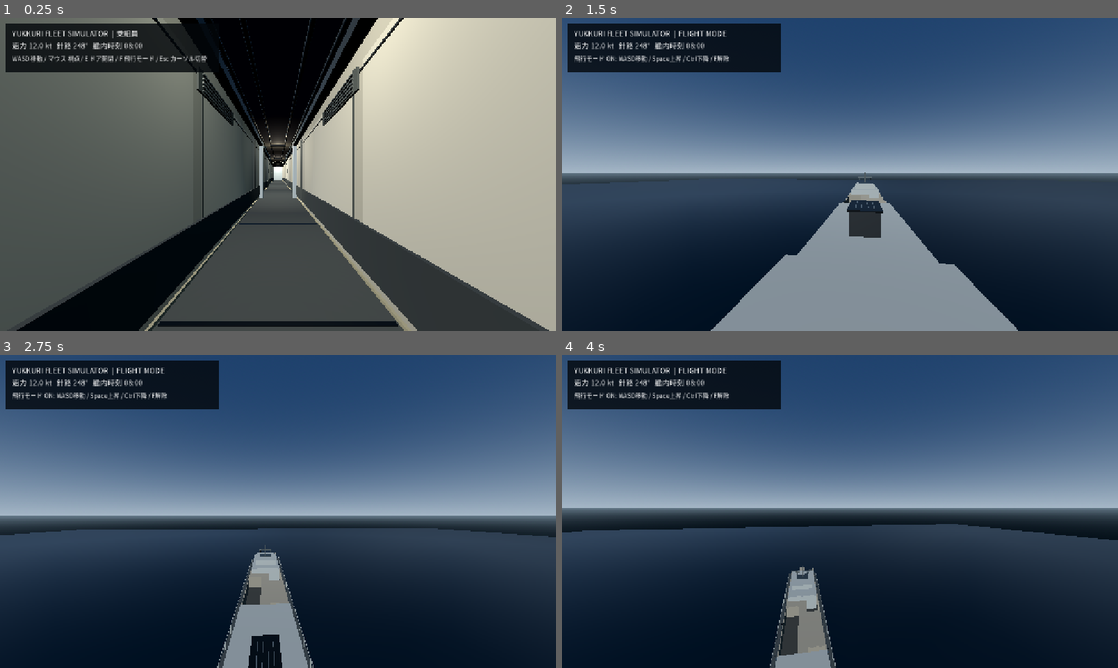
Above: before the commit, frames 1-4 (two rows, left to right).
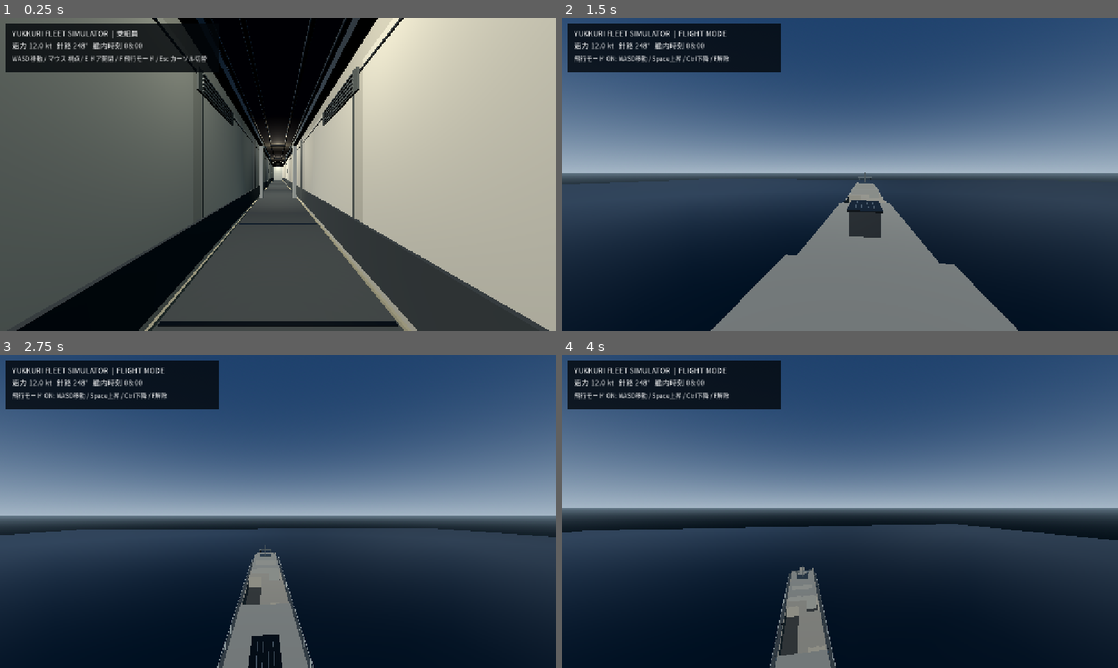
Above: after the commit, the same moments.

Repository: YukkuriP/Yukkuri-FPS-3
Game: Godot game, scene res://scenes/main.tscn
The game is run twice, just before and just after one commit, with the same random seed, the same clock (stepped at 60 frames per second) and the same inputs.
Inputs (mouse positions are in pixels of both pictures, inside the frame that each line leads up to):
- Up to frame 1 (0.25 s): no input
- Up to frame 2 (1.5 s): tap Enter at 0.5 s; move the mouse to (867, 174) at 0.52 s; hold F (fleet_fly_toggle) 0.53-1.28 s; hold Space (fleet_fly_up) from 0.53 s (still down); click (867, 174) at 0.67 s; move the mouse to (812, 174) at 1.27 s; tap E (fleet_interact) at 1.35 s
- Up to frame 3 (2.75 s): keep holding Space (fleet_fly_up); move the mouse to (289, 505) at 2.02 s; tap 1 at 2.1 s
- Up to frame 4 (4 s): keep holding Space (fleet_fly_up); move the mouse to (834, 517) at 2.77 s; tap 2 at 2.85 s; click (834, 517) at 2.92 s; move the mouse to (878, 514) at 3.52 s; tap 3 at 3.6 s

The runs differ from the first frame. In frame 1, 0.3% of the frame differs, in the area x 46-54%, y 39-58%; in frame 2, 12%, in the area x 26-82%, y 52-100%; in frame 3, 2.2%; in frame 4, 0.9%.

Commit message:
Replace opaque bridge glazing with subdued translucent ship glass

Diff:
--- a/scripts/main.gd
+++ b/scripts/main.gd
@@ -89,7 +89,7 @@
 
 func _exterior() -> void:
 	var hull:=_material(Color(0.17,0.22,0.25),0.72,0.38)
-	var white:=_material(Color(0.68,0.72,0.72),0.25,0.6)
+	var white:=_material(Color(0.56,0.57,0.54),0.18,0.78)
 	var deck:=_material(Color(0.29,0.33,0.34),0.45,0.65)
 	_cube(ship_root,"Hull",Vector3(0,-0.9,2),Vector3(18,3.5,78),Color.WHITE).material_override=hull
 	_cube(ship_root,"Bow",Vector3(0,-0.7,-39),Vector3(13,2.7,7),Color.WHITE).material_override=hull
@@ -104,7 +104,13 @@
 	_cube(ship_root,"Forward deckhouse forward upper lintel",Vector3(0,6.6,-29.5),Vector3(12,0.5,0.2),Color.WHITE,true).material_override=white
 	for side in [-1.0, 1.0]:
 		_cube(ship_root,"Bridge window pillar",Vector3(side*5.7,4.8,-29.5),Vector3(0.6,3.2,0.2),Color.WHITE,true).material_override=white
-	_cube(ship_root,"Bridge glazing",Vector3(0,4.8,-29.55),Vector3(10.8,3.2,0.12),Color(0.025,0.14,0.2))
+	var bridge_glass := _cube(ship_root,"Bridge glazing",Vector3(0,4.8,-29.55),Vector3(10.8,3.2,0.12),Color.WHITE)
+	var glazing_mat := StandardMaterial3D.new()
+	glazing_mat.albedo_color = Color(0.16,0.19,0.18,0.24)
+	glazing_mat.transparency = BaseMaterial3D.TRANSPARENCY_ALPHA
+	glazing_mat.metallic = 0.32
+	glazing_mat.roughness = 0.18
+	bridge_glass.material_override = glazing_mat
 	_cube(ship_root,"Forward deckhouse roof",Vector3(0,6.95,-21),Vector3(12,0.2,17),Color.WHITE,true).material_override=white
 	_cube(ship_root,"Upper bridge",Vector3(0,7.8,-21),Vector3(9,2,10),Color.WHITE).material_override=white
 	# Aft superstructure shell encloses communications and engineering spaces.
